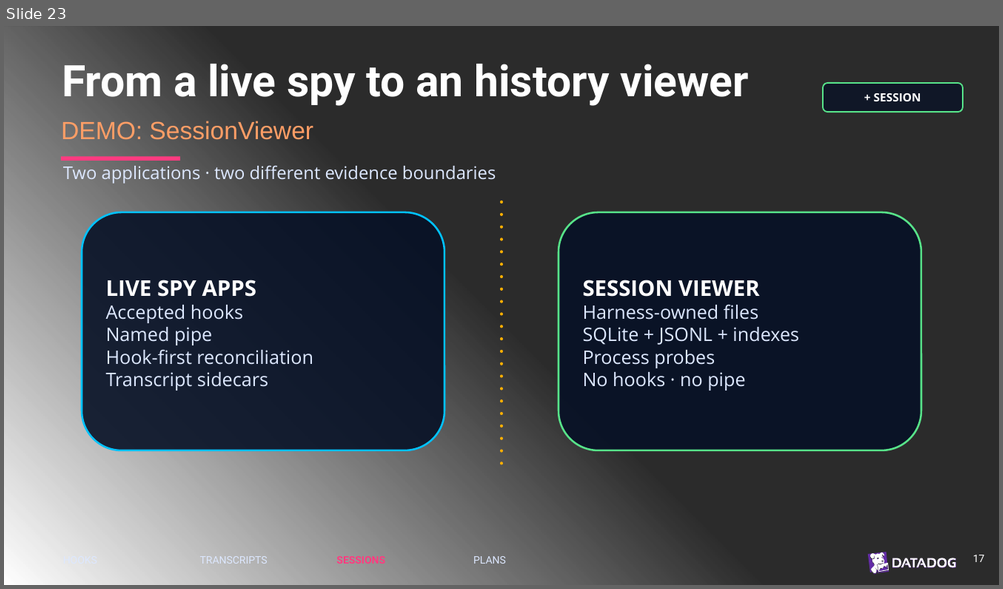
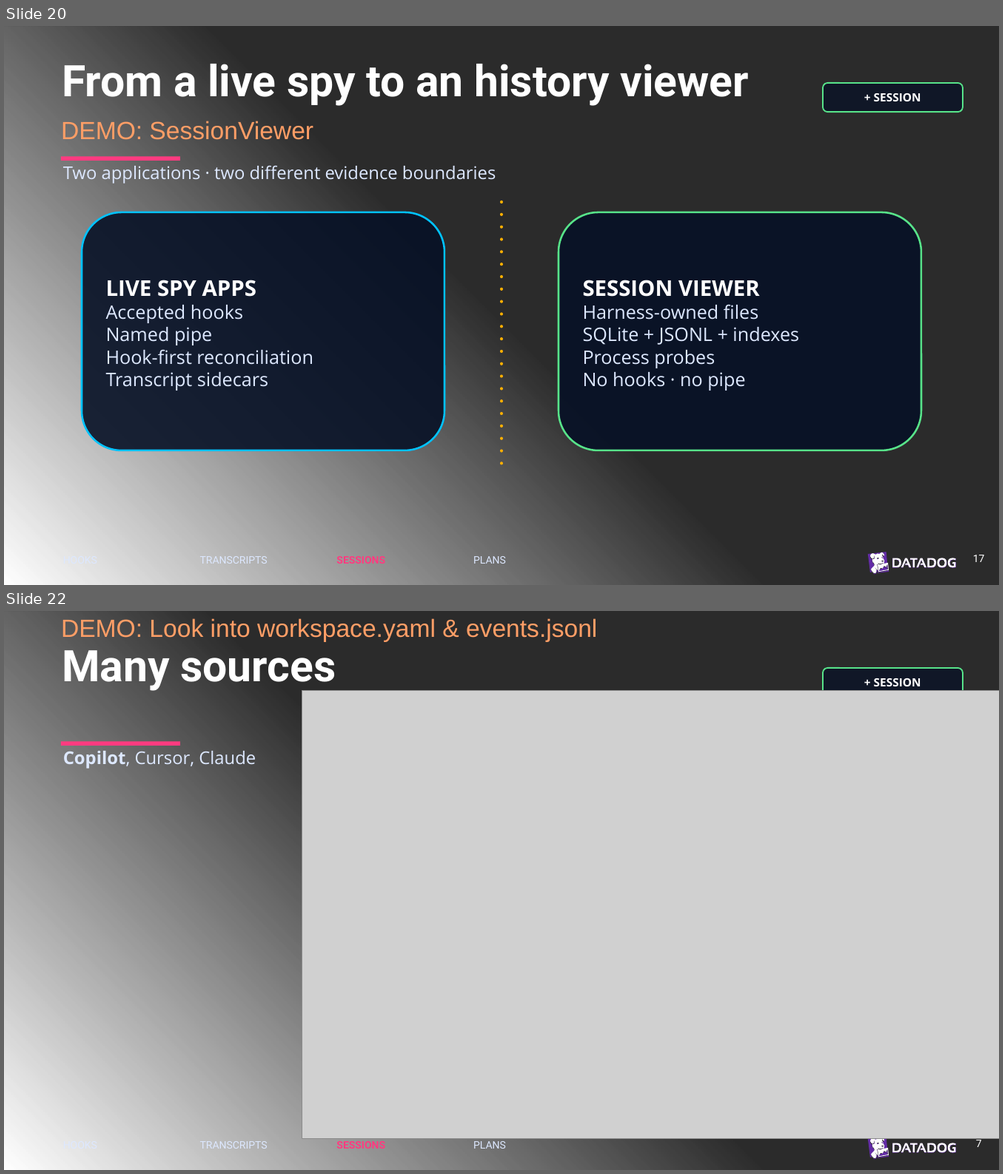
Before and after one commit to chrisnas/TechoramaNetherland2026, a slide deck: Harness Spy/Slides/HarnessSpy.pptx. Shown one above the other, each under a label of ours: slide 23 before the commit, slides 20 and 22 after it; the slides between them are not shown. The pictures are 1003x589 and 1003x1174 pixels, drawn with LibreOffice and Linux fonts; fonts in the diff are those of the drawing; grey boxes stand for pictures; background and template pictures are left out; a plain dark background stands for a picture behind light text. Boxes give left, top, right and bottom in pixels: in the first picture for what was removed or moved away, otherwise in the second. Text is boxed around its words. In the diff, an @@ line names an element or a change of style, - is before the commit and + after.

```diff
--- a/Harness Spy/Slides/HarnessSpy.pptx
+++ b/Harness Spy/Slides/HarnessSpy.pptx
@@ slide 22 added at (4,611,999,1170), background picture (left out); not listed: 3 template elements that a slide beside it also shows @@
@@ text added at (61,618,597,642), 24 pt, text #FF9E66 @@
+DEMO: Look into workspace.yaml & events.jsonl
@@ text added at (62,641,336,692), 42 pt, text #FFFFFF, bold @@
+Many sources
@@ rounded rectangle added at (822,668,963,697), fill #071126 at 75% opacity, outline #57E389 1.3 pt, 11 pt, text #FFFFFF, bold @@
++ SESSION
@@ picture added at (301,691,999,1139) @@
@@ rectangle added at (61,741,180,746), fill #FF3B80 @@
@@ text added at (63,751,256,769), 17 pt, text #DDE8FF @@
+Copilot, Cursor, Claude
@@ text added at (61,1138,191,1153), 10 pt, text #DDE8FF @@
+HOOKS
@@ text added at (200,1142,267,1149), 10 pt, text #DDE8FF @@
+TRANSCRIPTS
@@ text added at (336,1142,385,1149), 10 pt, text #FF3B80, bold @@
+SESSIONS
@@ text added at (473,1142,506,1149), 10 pt, text #DDE8FF @@
+PLANS
@@ text added at (976,1138,982,1147), 10 pt, text #FFFFFF @@
+7
@@ what was slide 23 is now slide 20 @@
```
Also in this commit, not shown: 4 slides changed, 5 other slides added, 13 slides removed.
